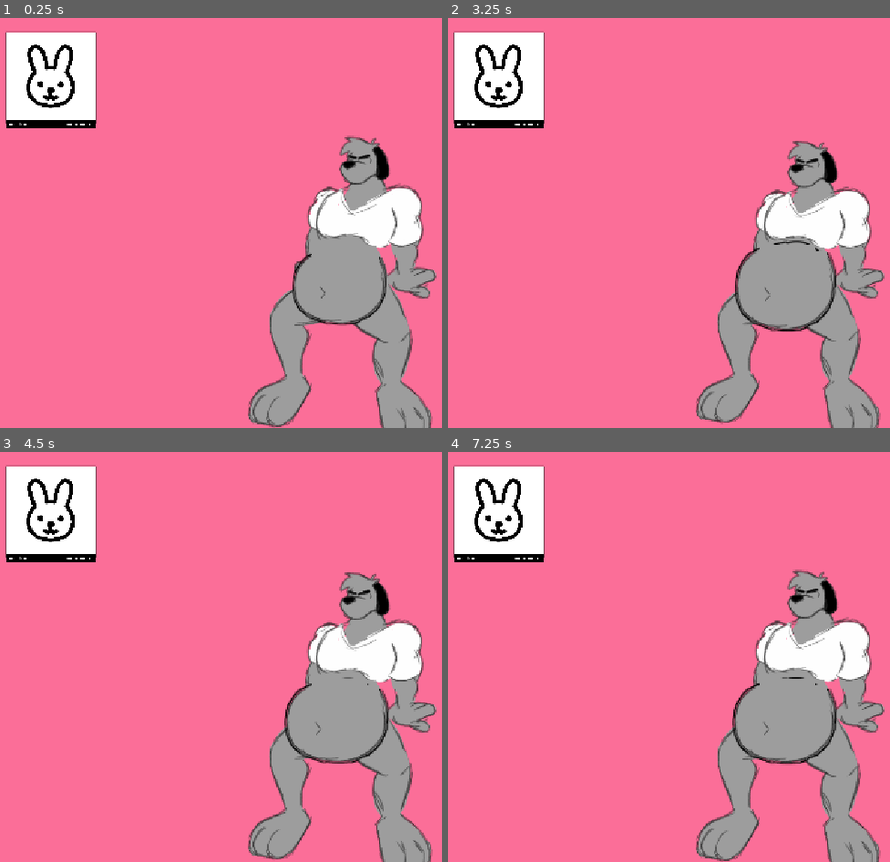
Above: before the commit, frames 1-4 (two rows, left to right).
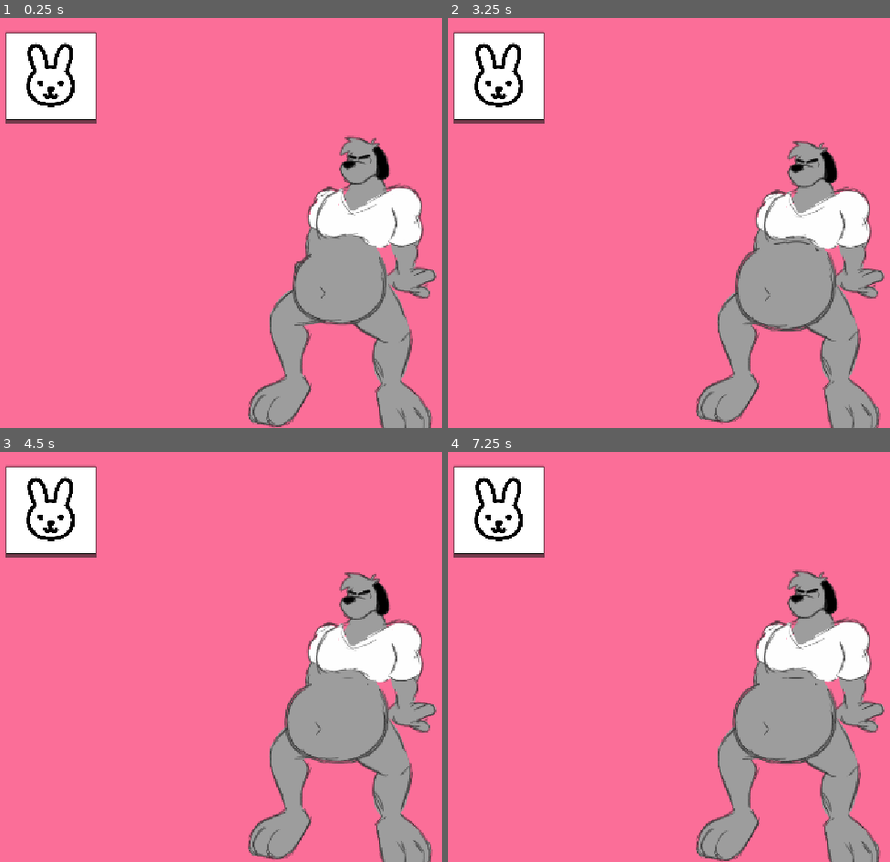
Above: after the commit, the same moments.

Repository: HellsStudios/character_feeder
Game: Godot game, scene res://scenes/main.tscn
The game is run twice, just before and just after one commit, with the same random seed, the same clock (stepped at 60 frames per second) and the same inputs.
Inputs (mouse positions are in pixels of both pictures, inside the frame that each line leads up to):
- Up to frame 1 (0.25 s): no input
- Up to frame 2 (3.25 s): click (496, 79) at 0.5 s; click (496, 79) at 1.25 s; click (496, 79) at 2 s; drag from (505, 333) to (806, 182) at 2.77 s
- Up to frame 3 (4.5 s): drag from (212, 677) to (358, 616) at 3.52 s; move the mouse to (433, 566) at 4.27 s; click (433, 566) at 4.42 s
- Up to frame 4 (7.25 s): drag from (770, 739) to (801, 517) at 5.02 s; move the mouse to (outside the picture) at 5.77 s; click (outside the picture) at 5.92 s; drag from (589, 595) to (695, 554) at 6.52 s

The runs differ from the first frame. In frame 1, 0.9% of the frame differs, in the area x 1-88%, y 3-75%; in frame 2, 1.0%, in the area x 1-88%, y 3-77%; in frame 3, 0.9%; in frame 4, 1.0%.

Commit message:
Button sprite alignment

Diff:
--- a/scenes/edible_spawner.tscn
+++ b/scenes/edible_spawner.tscn
@@ -8,13 +8,15 @@
 offset_left = -100.0
 offset_top = -100.0
 offset_right = 108.0
-offset_bottom = 108.0
+offset_bottom = 100.0
 script = ExtResource("1_cikm8")
 edible_scene = ExtResource("2_nkltu")
 
 [node name="Sprite2D" type="Sprite2D" parent="." unique_id=636711693]
-position = Vector2(104, 107.99999)
+position = Vector2(104, 102)
 scale = Vector2(0.2, 0.2)
 texture = ExtResource("2_kkxgs")
+region_enabled = true
+region_rect = Rect2(0, 40, 1000, 966)
 
 [connection signal="pressed" from="." to="." method="_on_pressed"]
--- a/scenes/predator.tscn
+++ b/scenes/predator.tscn
@@ -6,7 +6,7 @@
 
 [sub_resource type="ShaderMaterial" id="ShaderMaterial_koidv"]
 shader = ExtResource("3_koidv")
-shader_parameter/outline_color = Color(0, 0, 0, 1)
+shader_parameter/outline_color = Color(0.26147652, 0.26147655, 0.26147652, 1)
 shader_parameter/outline_size = 2.0000000298024
 
 [sub_resource type="CircleShape2D" id="CircleShape2D_nxlau"]
